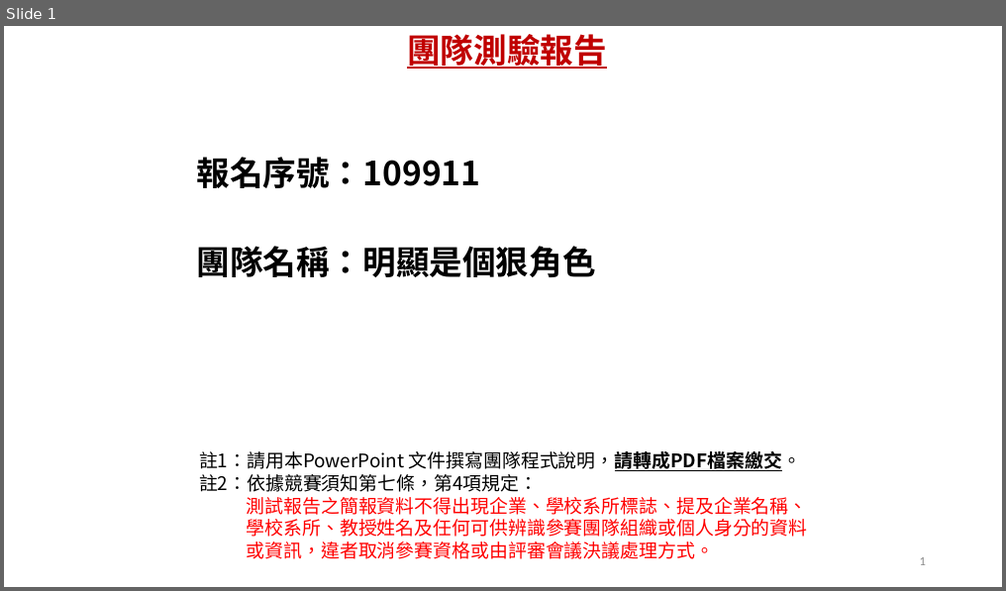
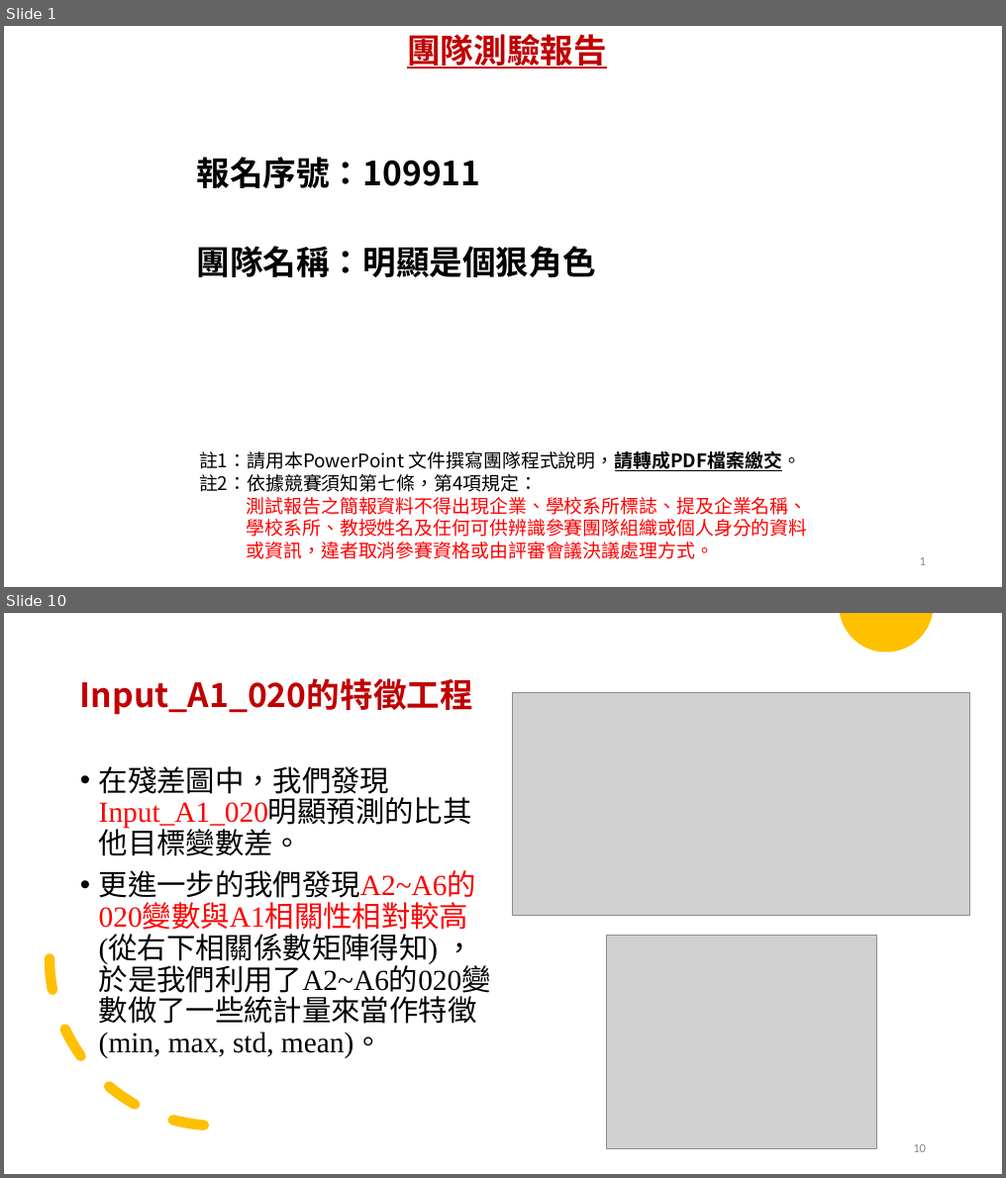
Before and after one commit to r05323028/imbd2020, a slide deck: results/109911_TestReport.pptx. Shown one above the other, each under a label of ours: slide 1 before the commit, slides 1 and 10 after it; the slides between them are not shown. The pictures are 1006x591 and 1006x1178 pixels, drawn with LibreOffice and Linux fonts; fonts in the diff are those of the drawing; grey boxes stand for pictures. Boxes give left, top, right and bottom in pixels: in the first picture for what was removed or moved away, otherwise in the second. Text is boxed around its words. In the diff, an @@ line names an element or a change of style, - is before the commit and + after.

```diff
--- a/results/109911_TestReport.pptx
+++ b/results/109911_TestReport.pptx
@@ slide 10 added at (x1=4, y1=613, x2=1002, y2=1174), background #FFFFFF @@
@@ freeform shape added at (x1=840, y1=613, x2=933, y2=652), fill #FFC000 @@
@@ title added at (x1=80, y1=678, x2=473, y2=715), 32 pt, text #C00000, bold @@
+Input_A1_020的特徵工程
@@ picture added at (x1=513, y1=693, x2=970, y2=916) @@
@@ text added at (x1=99, y1=766, x2=491, y2=1059), 28 pt, text #000000 @@
+• 在殘差圖中，我們發現Input_A1_020明顯預測的比其他目標變數差。
+• 更進一步的我們發現A2~A6的020變數與A1相關性相對較高(從右下相關係數矩陣得知) ，於是我們利用了A2~A6的020變數做了一些統計量來當作特徵(min, max, std, mean)。
@@ arc (boxed as its full ellipse) added at (x1=50, y1=792, x2=384, y2=1127), outline #FFC000 10 pt dashed @@
@@ picture added at (x1=606, y1=935, x2=877, y2=1149) @@
@@ page number added at (x1=913, y1=1145, x2=926, y2=1153), 12 pt, text #8C8C8C @@
+10
```
Also in this commit, not shown: 3 slides changed, 13 other slides added, 1 slide removed, 3 other files.
